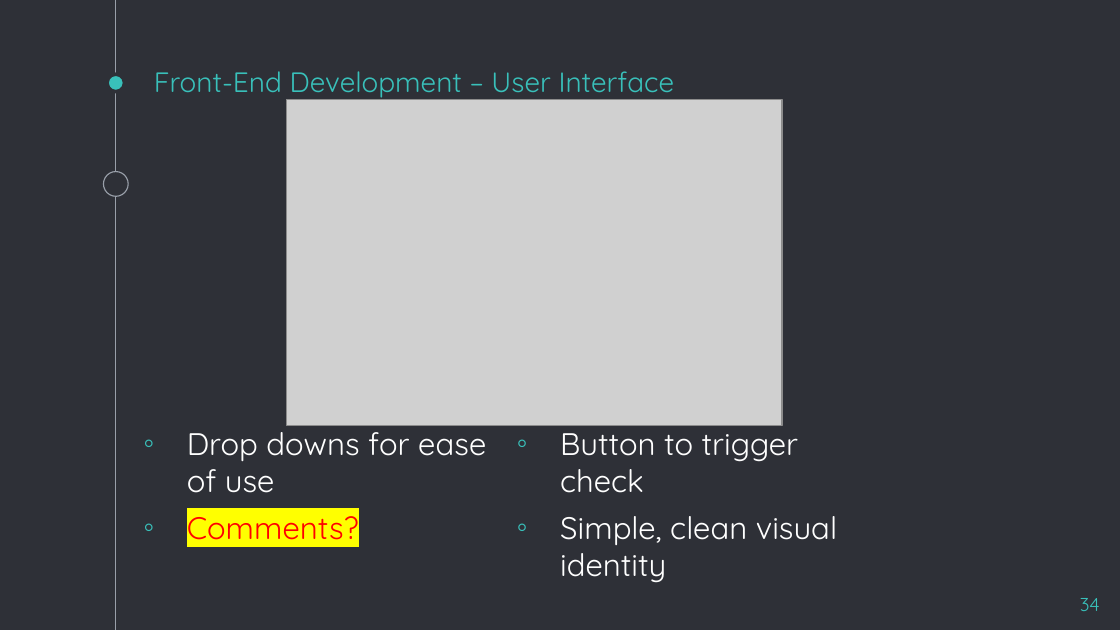
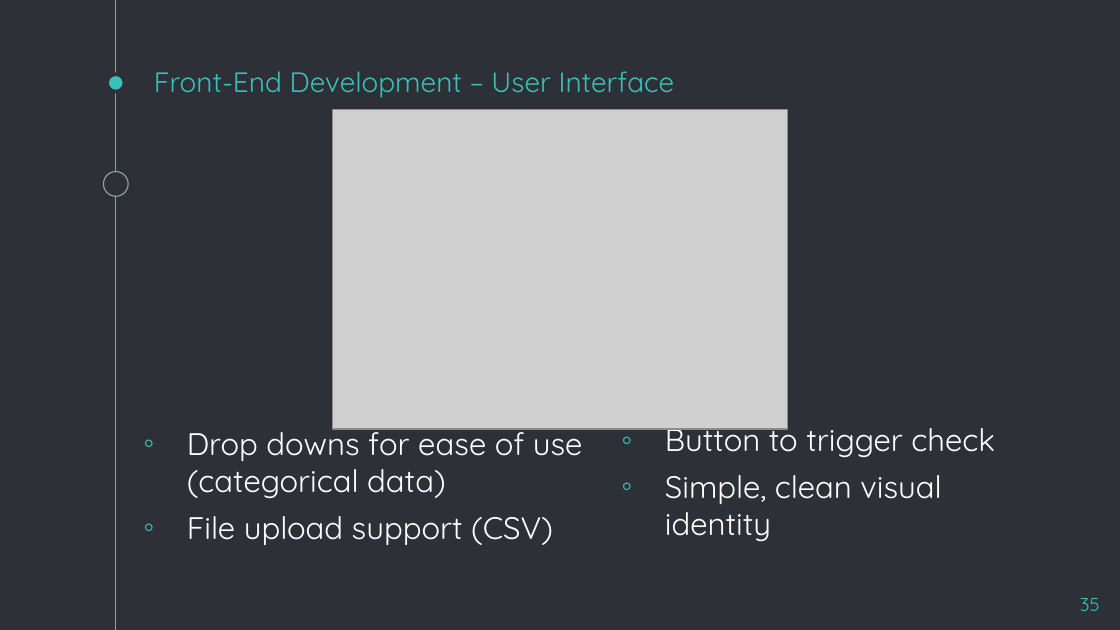
Before and after one commit to jMacProd/Machine-Learning-Credit-Card-Churn, a slide deck: slide 35 of Final Project - Presentation.pptx (slide 34 before the commit). Drawn at 1120x630 pixels with LibreOffice and Linux fonts; fonts in the diff are those of the drawing; grey boxes stand for pictures. Boxes give left, top, right and bottom in pixels: in the first picture for what was removed or moved away, otherwise in the second. Text is boxed around its words. In the diff, an @@ line names an element or a change of style, - is before the commit and + after.

```diff
--- a/Final Project - Presentation.pptx
+++ b/Final Project - Presentation.pptx
@@ picture resized from (x1=287, y1=100, x2=782, y2=426) to (x1=333, y1=110, x2=787, y2=429) @@
@@ text "Button to trigger check" rewrapped from (x1=560, y1=422, x2=837, y2=583) to (x1=665, y1=419, x2=995, y2=542) @@
@@ text at (x1=187, y1=422, x2=583, y2=545): text changed @@
-◦ Drop downs for ease of use
-◦ Comments?
+◦ Drop downs for ease of use (categorical data)
+◦ File upload support (CSV)
@@ page number at (x1=1080, y1=598, x2=1100, y2=611): text changed @@
-34
+35
```
Also in this commit, not shown: 16 other slides changed, 3 slides added, 1 slide removed.
